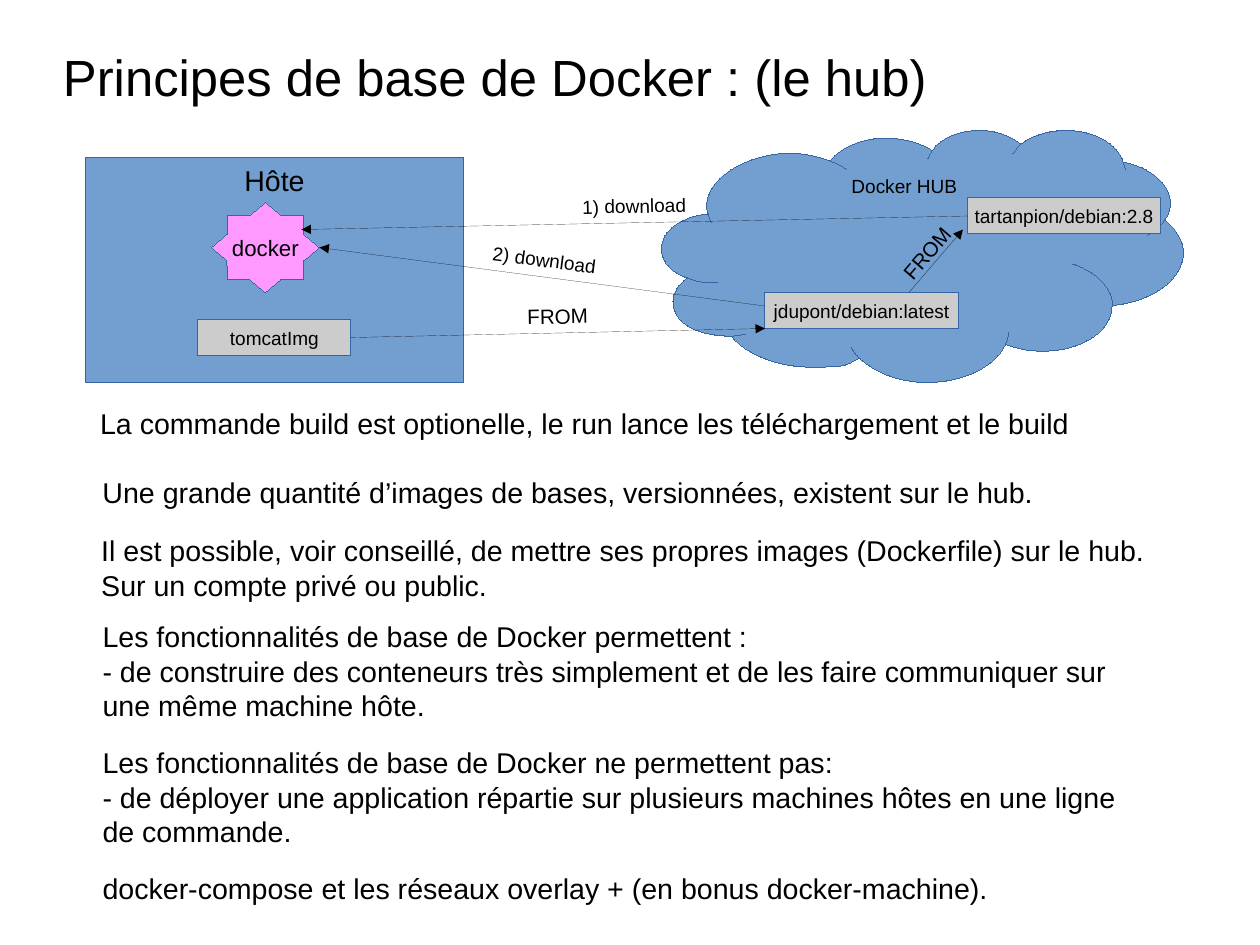
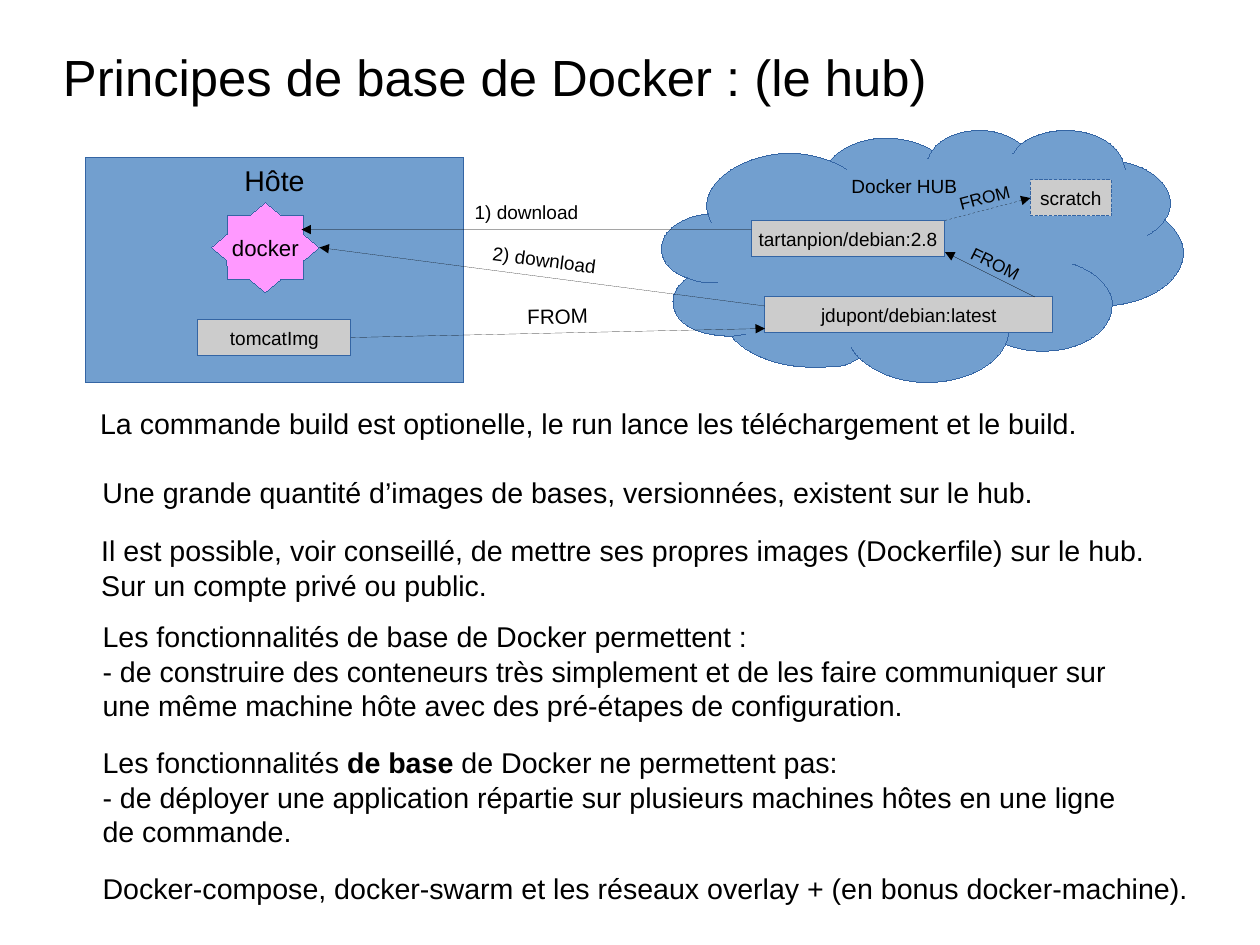
Before and after one commit to charleshuber/4t, a slide deck: slide 8 of presentation_smb215.odp. Drawn at 1260x945 pixels with LibreOffice and Linux fonts; fonts in the diff are those of the drawing. Boxes give left, top, right and bottom in pixels: in the first picture for what was removed or moved away, otherwise in the second. Text is boxed around its words. In the diff, an @@ line names an element or a change of style, - is before the commit and + after.

```diff
--- a/presentation_smb215.odp
+++ b/presentation_smb215.odp
@@ line "1) download": place and size @@
-line "1) download" at (302,216,968,230)
+line "1) download" at (302,230,752,230)
@@ line "1) download" at (302,230,752,230): mirrored @@
@@ line added at (946,198,1031,221), outline #000000 0 pt, 11 pt, text #000000 @@
+FROM
@@ rectangle added at (1031,180,1113,215), fill #CCCCCC, outline #3465A4 0 pt, 12 pt, text #000000 @@
+scratch
@@ rectangle "tartanpion/debian:2.8": place and size @@
-rectangle "tartanpion/debian:2.8" at (967,198,1161,233)
+rectangle "tartanpion/debian:2.8" at (751,221,944,256)
@@ line "FROM": place and size @@
-line "FROM" at (909,230,963,293)
+line "FROM" at (946,252,1036,296)
@@ line "FROM" at (946,252,1036,296): size 13 to 11 pt; mirrored @@
@@ rectangle "jdupont/debian:latest": place and size @@
-rectangle "jdupont/debian:latest" at (765,293,958,328)
+rectangle "jdupont/debian:latest" at (765,297,1053,333)
@@ text at (100,413,1076,440): text changed @@
-La commande build est optionelle, le run lance les téléchargement et le build
+La commande build est optionelle, le run lance les téléchargement et le build.
@@ text at (103,695,902,722): text changed @@
-une même machine hôte.
+une même machine hôte avec des pré-étapes de configuration.
@@ text at (103,752,838,779): bold on in "de base" @@
@@ text at (103,878,1188,905): text changed @@
-docker-compose et les réseaux overlay + (en bonus docker-machine).
+Docker-compose, docker-swarm et les réseaux overlay + (en bonus docker-machine).
```
Also in this commit, not shown: 1 other slide changed, 1 slide added, 1 other file.
